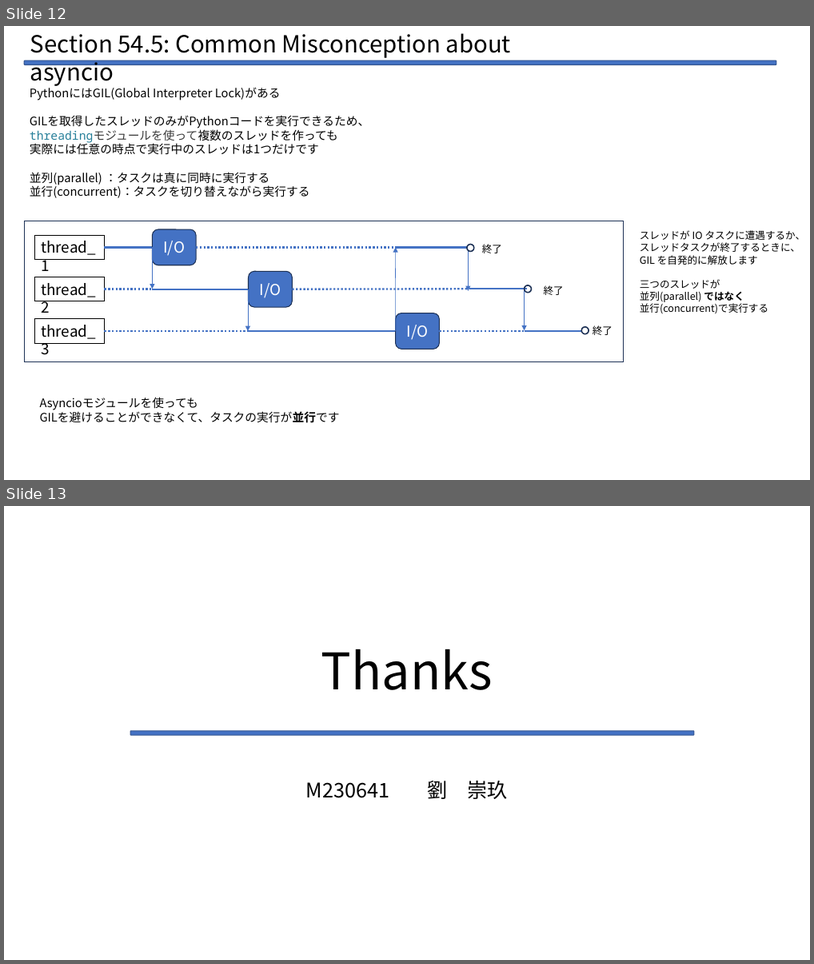
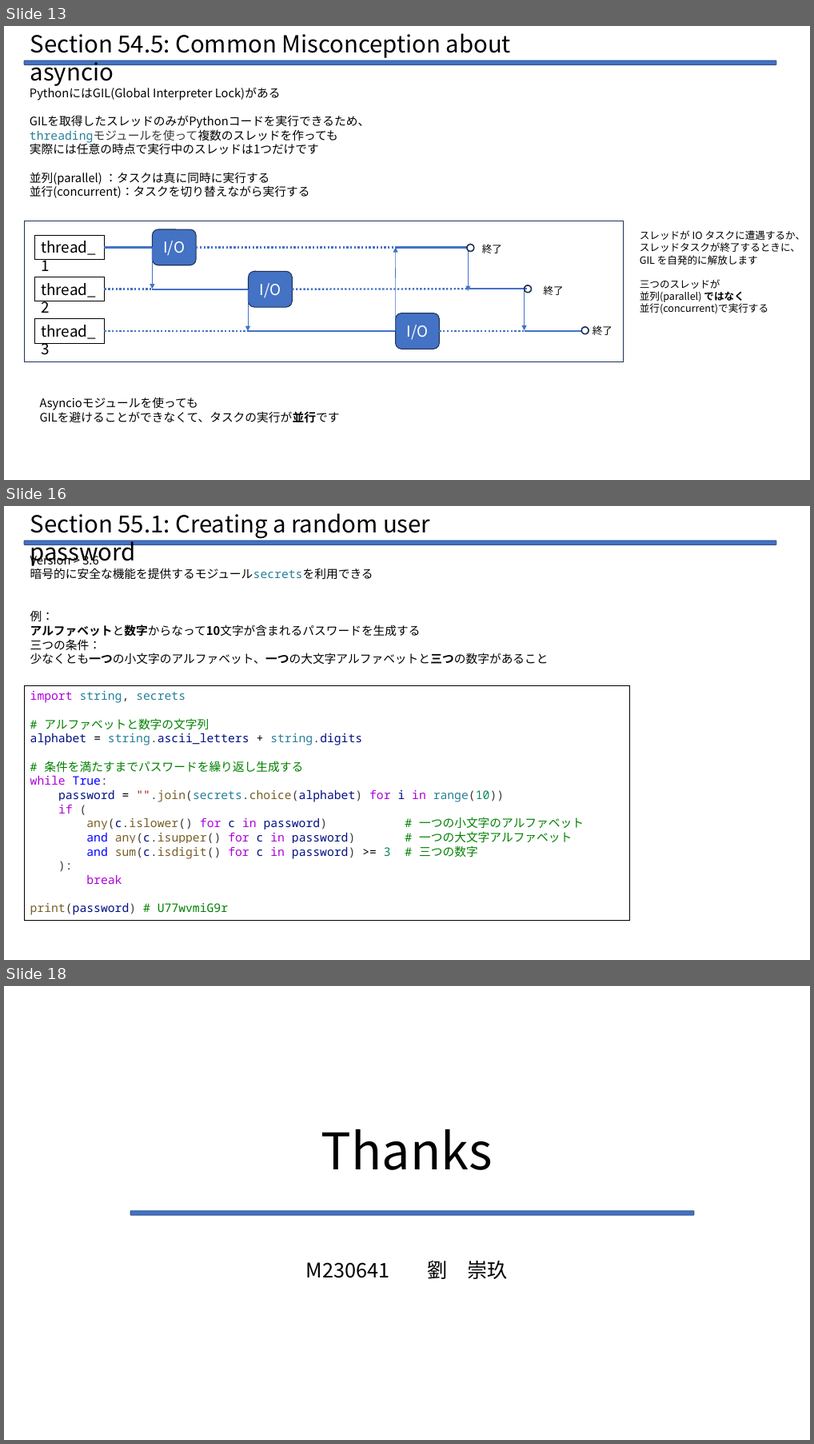
Before and after one commit to Legolas9999/zemi, a slide deck: lcj_zemi_python.pptx. Shown one above the other, each under a label of ours: slides 12 and 13 before the commit, slides 13, 16 and 18 after it; the slides between them are not shown. The pictures are 814x964 and 814x1444 pixels, drawn with LibreOffice and Linux fonts; fonts in the diff are those of the drawing. Boxes give left, top, right and bottom in pixels: in the first picture for what was removed or moved away, otherwise in the second. Text is boxed around its words. In the diff, an @@ line names an element or a change of style, - is before the commit and + after.

```diff
--- a/lcj_zemi_python.pptx
+++ b/lcj_zemi_python.pptx
@@ slide 16 added at bbox=[4, 506, 810, 960], background #FFFFFF @@
@@ text added at bbox=[30, 513, 430, 566], 28 pt, text #000000 @@
+Section 55.1: Creating a random user password
@@ rounded rectangle added at bbox=[24, 540, 777, 544], fill #4472C4, outline #325491 1 pt @@
@@ text added at bbox=[30, 552, 549, 664], 14 pt, text #000000 @@
+Version > 3.6
+暗号的に安全な機能を提供するモジュールsecretsを利用できる
+例：
+アルファベットと数字からなって10文字が含まれるパスワードを生成する
+三つの条件：
+少なくとも一つの小文字のアルファベット、一つの大文字アルファベットと三つの数字があること
@@ rectangle added at bbox=[24, 686, 630, 920], outline #000000 0.75 pt, 14 pt, text #008000 @@
+import string, secrets
+# アルファベットと数字の文字列
+alphabet = string.ascii_letters + string.digits
+# 条件を満たすまでパスワードを繰り返し生成する
+while True:
+password = "".join(secrets.choice(alphabet) for i in range(10))
+if (
+any(c.islower() for c in password) # 一つの小文字のアルファベット
+and any(c.isupper() for c in password) # 一つの大文字アルファベット
+and sum(c.isdigit() for c in password) >= 3 # 三つの数字
+):
+break
+print(password) # U77wvmiG9r
@@ what was slide 12 is now slide 13 @@
@@ what was slide 13 is now slide 18 @@
```
Also in this commit, not shown: 4 other slides added, 1 other file.
